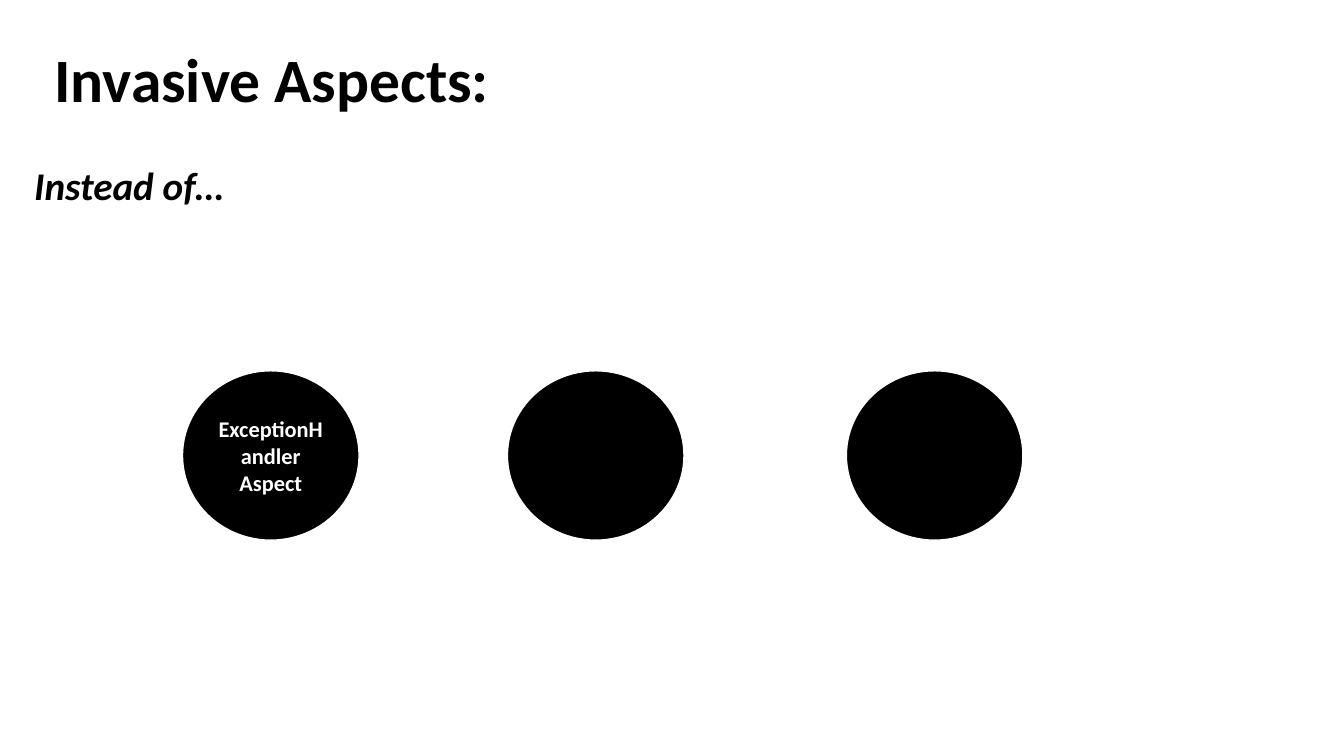
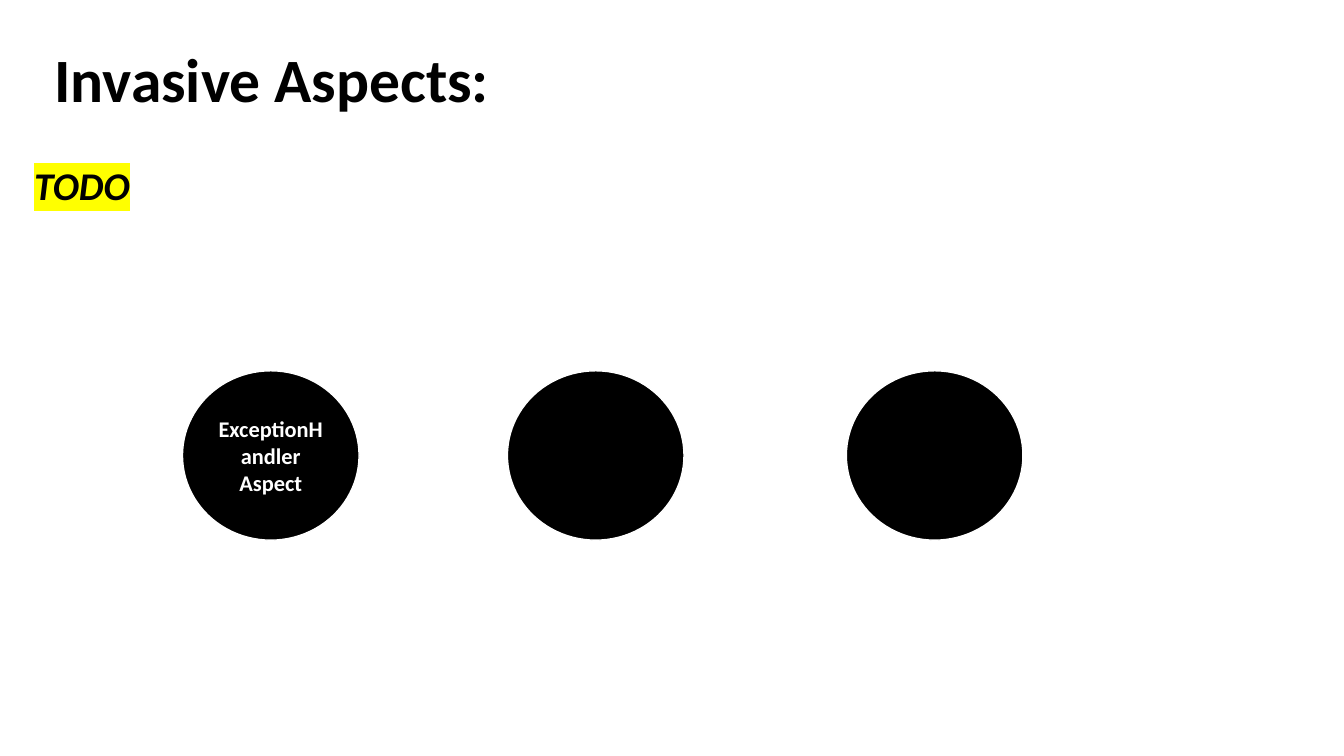
Before and after one commit to akotek/AOP, a slide deck: slide 21 of src/Final Project Presentation.pptx (slide 20 before the commit). Drawn at 1344x756 pixels with LibreOffice and Linux fonts; fonts in the diff are those of the drawing. Boxes give left, top, right and bottom in pixels: in the first picture for what was removed or moved away, otherwise in the second. Text is boxed around its words. In the diff, an @@ line names an element or a change of style, - is before the commit and + after.

Commit message:
ExceptionTranslationAspect impl

```diff
--- a/src/Final Project Presentation.pptx
+++ b/src/Final Project Presentation.pptx
@@ text at (34, 174, 130, 201): text changed @@
-Instead of…
+TODO
```
Also in this commit, not shown: 4 other slides changed, 3 slides added, 1 slide removed, 5 other files.
